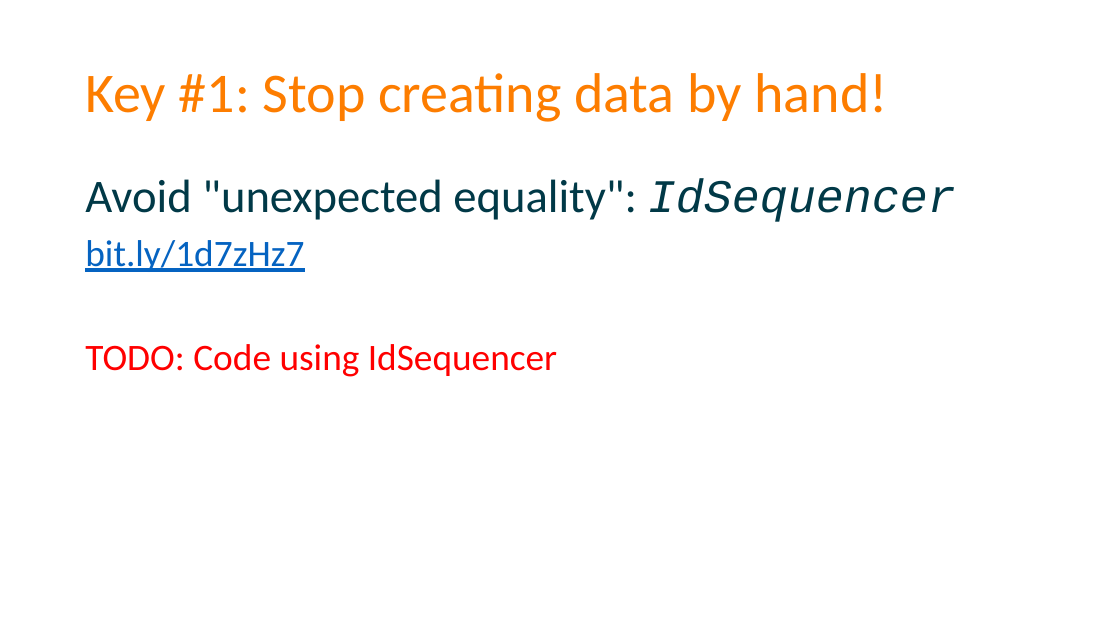
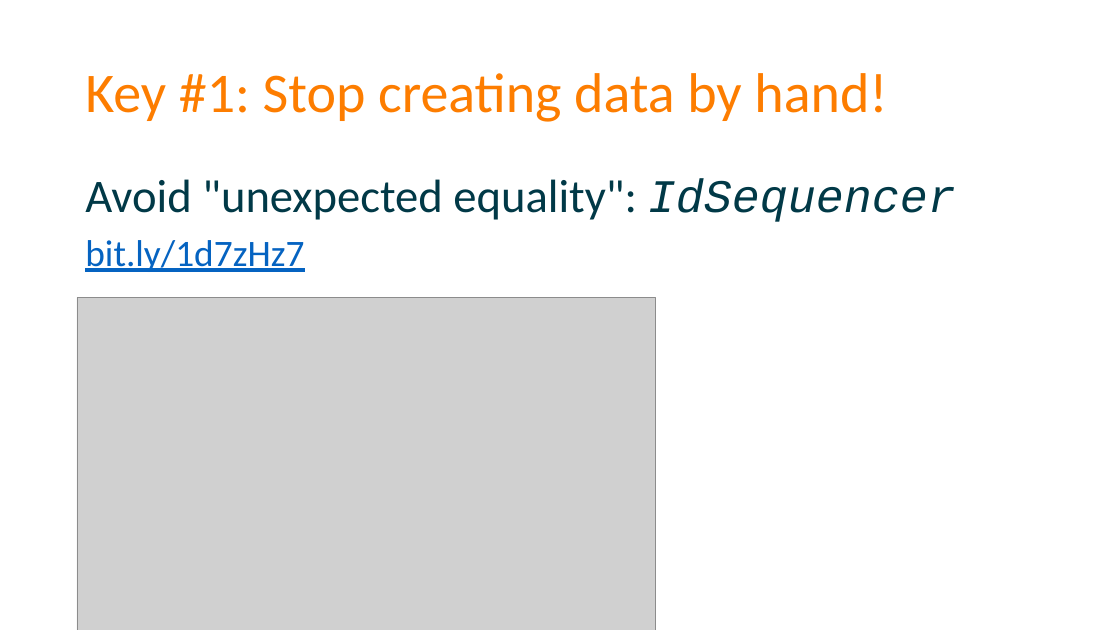
Before and after one commit to spetryjohnson/Talk-Patterns_of_Effective_Test_Setup, a slide deck: slide 56 of POETS - CodeMash 2017.pptx (slide 52 before the commit). Drawn at 1120x630 pixels with LibreOffice and Linux fonts; fonts in the diff are those of the drawing; grey boxes stand for pictures. Boxes give left, top, right and bottom in pixels: in the first picture for what was removed or moved away, otherwise in the second. Text is boxed around its words. In the diff, an @@ line names an element or a change of style, - is before the commit and + after.

```diff
--- a/POETS - CodeMash 2017.pptx
+++ b/POETS - CodeMash 2017.pptx
@@ picture added at <box>77,297,656,630</box> @@
@@ text at <box>85,344,557,377</box>: paragraph removed @@
-TODO: Code using IdSequencer
```
Also in this commit, not shown: 9 other slides changed, 4 slides added, 9 other files.
